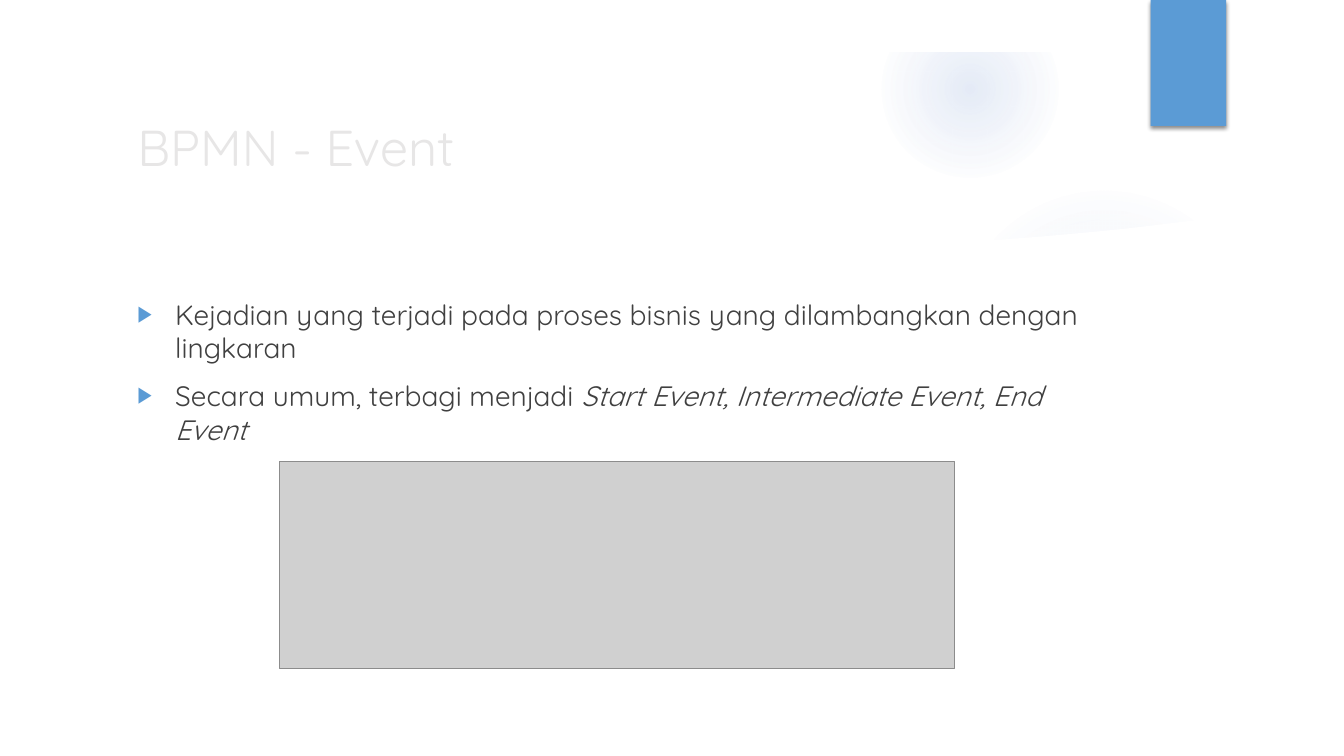
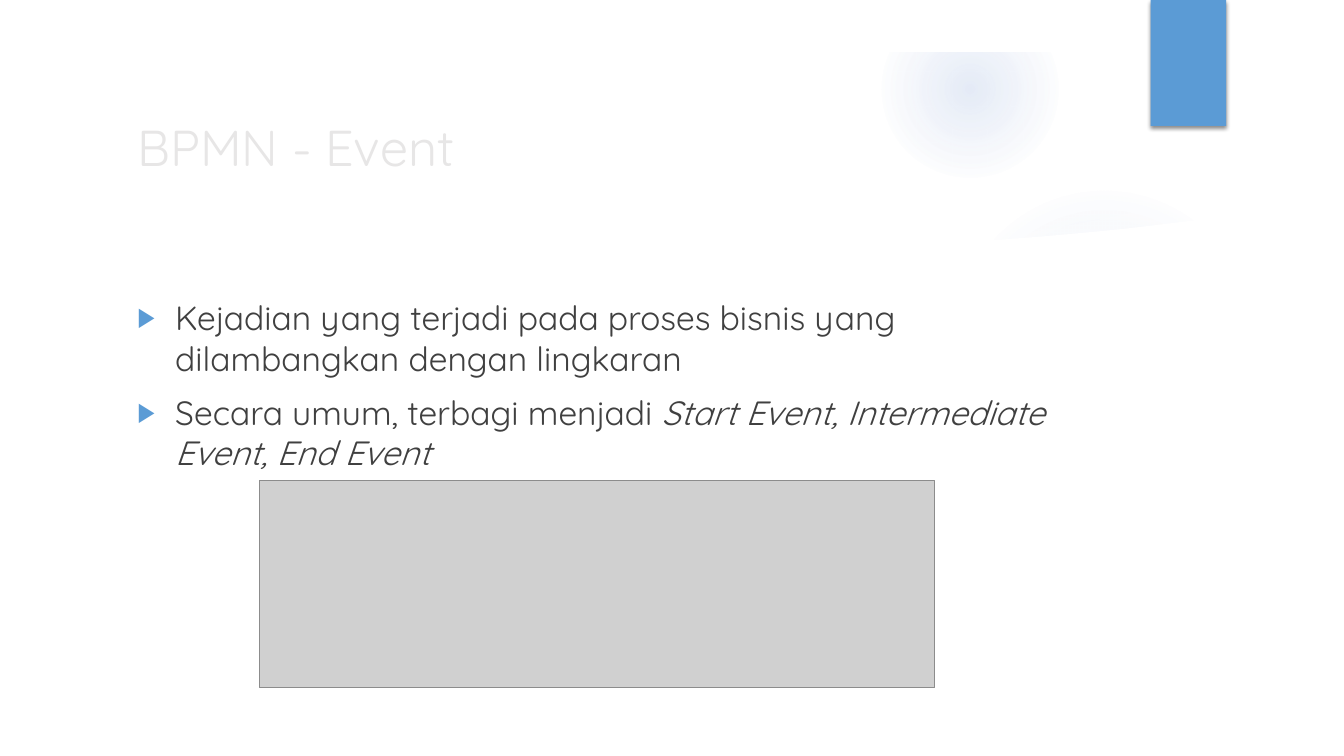
Before and after one commit to luckysenjaya/Skripsi, a slide deck: slide 6 of 10. Sidang/Sidang.pptx. Drawn at 1344x756 pixels with LibreOffice and Linux fonts; fonts in the diff are those of the drawing; grey boxes stand for pictures; background and template pictures are left out. Boxes give left, top, right and bottom in pixels: in the first picture for what was removed or moved away, otherwise in the second. Text is boxed around its words. In the diff, an @@ line names an element or a change of style, - is before the commit and + after.

```diff
--- a/10. Sidang/Sidang.pptx
+++ b/10. Sidang/Sidang.pptx
@@ text "Kejadian yang terjadi pada proses ..." at bbox=[175, 305, 1045, 469]: size 20 to 24 pt @@
@@ picture: place and size @@
-picture at bbox=[279, 461, 955, 668]
+picture at bbox=[259, 481, 935, 689]
```
Also in this commit, not shown: 13 other slides changed, 12 slides added, 1 slide removed, 41 other files.
